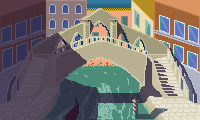
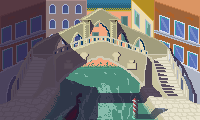
Revision of a layered (200, 120) image; what changed, layer by layer:
painted on "Layer 1" over [86, 52, 137, 70]
painted on "Gondola" over [64, 52, 136, 103]
painted on "sombras" over [57, 56, 143, 86]
